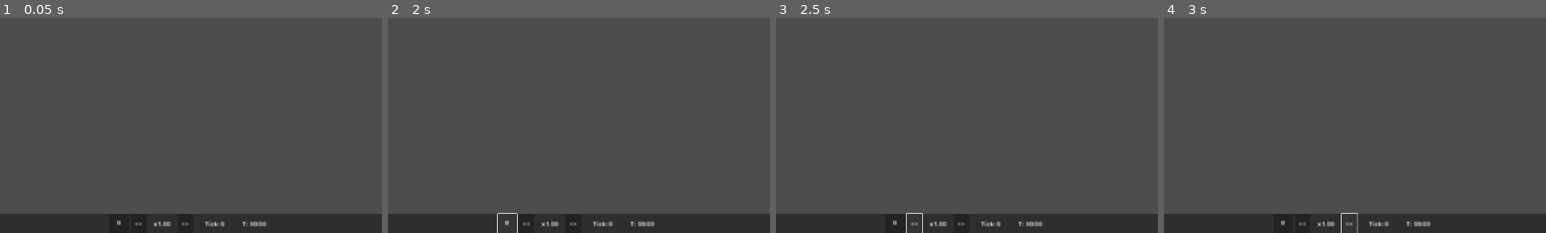
Above: before the commit, frames 1-4 (left to right).
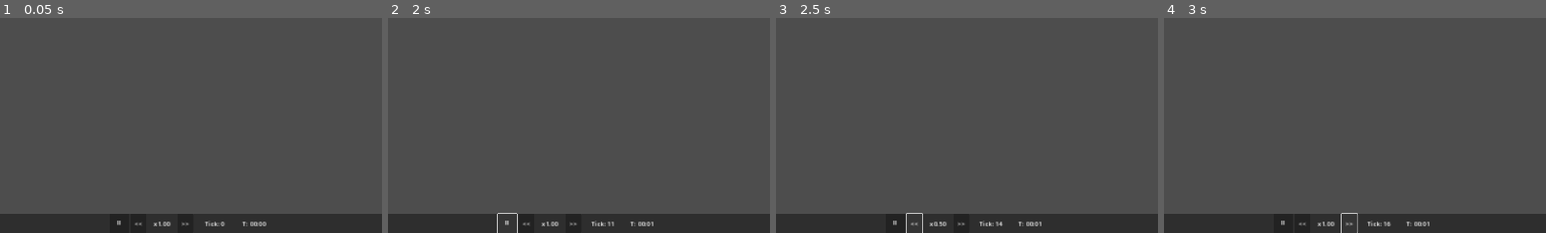
Above: after the commit, the same moments.

Repository: trinityUwU/Primordia
Game: Godot game, scene res://scenes/World.tscn
Two runs of this game, one before a commit and one after it. Both use one fixed random seed, a clock stepped at 60 frames per second and the inputs below.
Inputs:
- Up to frame 1 (0.05 s): no input
- Up to frame 2 (2 s): click "⏸" at 0.5 s; click "⏸" (after the commit: "▶") at 1.25 s
- Up to frame 3 (2.5 s): click "<<" at 2 s
- Up to frame 4 (3 s): click ">>" at 2.75 s
The pictures show only the part of the screen within x 25-75%, y 50-100%; the shares and areas given below are measured in that part.

Frame 1 is identical in both runs. In frame 2, 0.1% of the frame differs, in the area x 53-70%, y 94-97%; in frame 3, 0.1%, in the area x 41-70%, y 94-97%; in frame 4, 0.1%.
Error before the commit: Invalid access to property or key 'pressed' on a base object of type 'null instance'. (res://scripts/ui/TimeControlBar.gd:15)

Commit message:
fix: TimeControlBar node paths Panel/HBox prefix
Co-Authored-By: Claude Sonnet 4.6 <noreply@anthropic.com>

Diff:
--- a/scripts/ui/TimeControlBar.gd
+++ b/scripts/ui/TimeControlBar.gd
@@ -1,11 +1,11 @@
 extends Control
 
-@onready var _btn_pause: Button = $HBox/BtnPause
-@onready var _btn_slower: Button = $HBox/BtnSlower
-@onready var _btn_faster: Button = $HBox/BtnFaster
-@onready var _label_speed: Label = $HBox/LabelSpeed
-@onready var _label_tick: Label = $HBox/LabelTick
-@onready var _label_time: Label = $HBox/LabelTime
+@onready var _btn_pause: Button = $Panel/HBox/BtnPause
+@onready var _btn_slower: Button = $Panel/HBox/BtnSlower
+@onready var _btn_faster: Button = $Panel/HBox/BtnFaster
+@onready var _label_speed: Label = $Panel/HBox/LabelSpeed
+@onready var _label_tick: Label = $Panel/HBox/LabelTick
+@onready var _label_time: Label = $Panel/HBox/LabelTime
 
 
 func _ready() -> void:
